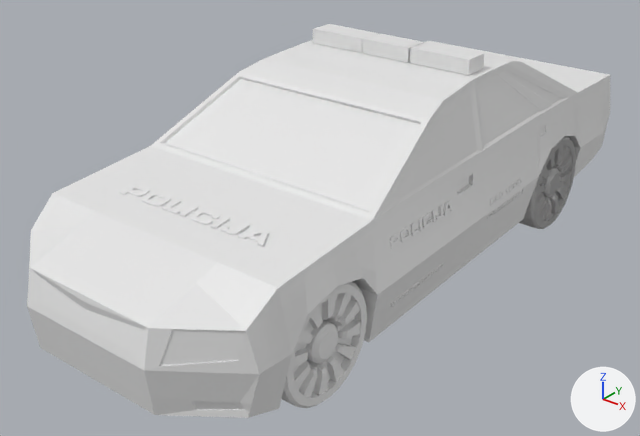
What one commit did to the glTF model scenariji/glb_objects/policijskiAvto.glb.
One viewpoint serves both versions: a 50 mm camera at (2.7, -3.8, 2.3) aimed at (-0.07, -0.34, 0.16). Arrows for +X, +Y and +Z are at lower right; the lights stay in place. Where no turn or scale is listed for an object, it has been applied to the vertices. Vertices at the same position are counted once.

In view in the first picture: '0801200Text2', 'AnonimniKlici1', 'Avto', 'Kolo', 'Kolo.003', 'Lucka', 'PolicijaText1', 'PolicijaText3', 'PolicijaText4'.
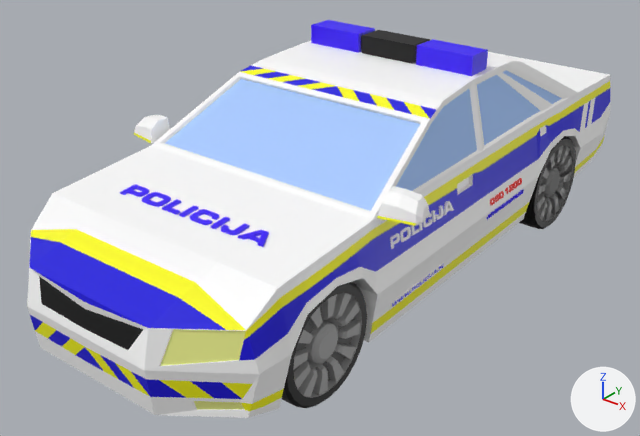
Where the newer file only moved an object's origin or applied its transform, the numbers keep the older frame.

Boxes [x1, y1, x2, y2] around the edits, measured in the pictures (640 x 436 px):
'Avto', surface changed
    both: [27, 40, 610, 418]
'Kolo', surface changed
    both: [282, 282, 367, 408]
'Lucka', surface changed, reshaped, moved, rescaled, turned
    before: [313, 24, 485, 75]
    after: [311, 20, 488, 76]
'Kolo.002', surface changed
    both: [519, 136, 576, 229]
'Kolo.003', surface changed
    both: [519, 136, 576, 229]
'Cube.001', added
    after: [134, 115, 430, 226]
'PolicijaText3', surface changed (white to blue)
    both: [120, 184, 269, 247]
'Cube', added (black)
    after: [361, 30, 430, 64]
'PolicijaText1', surface changed
    both: [390, 201, 454, 249]
'PolicijaText4', surface changed
    both: [391, 263, 444, 307]
'0801200Text2', surface changed (grey to brown)
    both: [490, 178, 522, 205]
'AnonimniKlici1', surface changed
    both: [487, 189, 524, 220]
part 2 of me_avto, added
    after: [488, 52, 560, 71]
part 3 of me_avto, recoloured
    both: [27, 40, 610, 418]
part 5 of me_kolo_002, recoloured
    after: [519, 136, 576, 229]
part 6 of me_kolo_003, recoloured
    before: [519, 136, 576, 229]

Diff of the bpy script that builds the scene:
```diff
--- a/scenariji/glb_objects/policijskiAvto.glb.py
+++ b/scenariji/glb_objects/policijskiAvto.glb.py
@@ mat_material_001 @@
 mat_material_001 = principled_material('Material.001')
-mat_material_001.base_color = (0.8, 0.8, 0.8)  # white #e7e7e7
-mat_material_001.roughness = 0.473
+mat_material_001.texture = img_police_car_texture_001
@@ mat_material_003 @@
 mat_material_003 = principled_material('Material.003')
-mat_material_003.base_color = (0.8, 0.8, 0.8)  # white #e7e7e7
-mat_material_003.roughness = 0.473
+mat_material_003.texture = img_police_car_texture_001
@@ me_avto @@
-me_avto.from_pydata(...)  # 743 vertices, 1440 faces; spans x -0.77..0.77, y -2.0..1.79, z -0.02..0.96
+me_avto.from_pydata(...)  # 747 vertices, 1448 faces; spans x -0.77..0.77, y -2.0..1.79, z -0.02..0.96
+# me_avto part 2: 4 vertices added at x -0.23..0.23, y 1.71, z 0.63
+# me_avto part 3: 1303 faces spanning x -0.77..0.77, y -2.0..1.79, z -0.02..0.96 switch from mat_material_001 (white #e7e7e7) to mat_material (picture img_police_car_texture)
@@ me_kolo @@
 me_kolo.from_pydata(...)  # 360 vertices, 716 faces; spans x 0.45..0.728, y -1.567..-0.982, z -0.155..0.43
+# me_kolo part 4: 716 faces spanning x 0.45..0.728, y -1.567..-0.982, z -0.155..0.43 switch from mat_material_001 (white #e7e7e7) to mat_material (picture img_police_car_texture)
@@ me_cube_001 @@
 # used by ob_lucka; location = (0.0, 0.0, 0.0); rotation_euler = (1.571, 0.0, 0.0), in degrees (90, 0, 0)
-me_cube_001.from_pydata(...)  # 40 vertices, 76 faces; spans x -0.517..0.518, y 0.964..1.046, z -0.307..-0.151
-me_cube_001.materials.append(mat_material_001)  # white #e7e7e7
+me_cube_001.from_pydata(...)  # 16 vertices, 24 faces; spans x -3.889..-0.022, y 0.213..0.782, z -0.984..-0.555
+# me_cube_001 part 7: the whole mesh is rebuilt
+me_cube_001.materials.append(mat_material)  # picture img_police_car_texture
@@ me_kolo_002 @@
 me_kolo_002.from_pydata(...)  # 360 vertices, 716 faces; spans x 0.45..0.728, y 0.659..1.244, z -0.155..0.43
+# me_kolo_002 part 5: 716 faces spanning x 0.45..0.728, y 0.659..1.244, z -0.155..0.43 switch from mat_material_003 (white #e7e7e7) to mat_material_002 (picture img_police_car_texture_001)
@@ me_kolo_003 @@
 me_kolo_003.from_pydata(...)  # 360 vertices, 716 faces; spans x 0.45..0.728, y 0.659..1.244, z -0.155..0.43
+# me_kolo_003 part 6: 716 faces spanning x 0.45..0.728, y 0.659..1.244, z -0.155..0.43 switch from mat_material_004 (white #e7e7e7) to mat_material_003 (picture img_police_car_texture_001)
@@ me_policijatext3 @@
 me_policijatext3.from_pydata(...)  # 1478 vertices, 2936 faces; spans x -0.431..0.464, y -1.401..-1.287, z 0.507..0.593
+# me_policijatext3 part 1: 2706 faces spanning x -0.431..0.464, y -1.401..-1.287, z 0.507..0.593 switch from mat_material_001 (white #e7e7e7) to mat_material (picture img_police_car_texture)
@@ ob_lucka @@
 ob_lucka = bpy.data.objects.new('Lucka', me_cube_001)
-ob_lucka.location = (0.0, 0.0, 0.0)
-ob_lucka.rotation_euler = (1.571, 0.0, 0.0)  # degrees (90, 0, 0)
+ob_lucka.location = (0.54, 0.097, 1.22)
+ob_lucka.scale = (0.275, 0.275, 0.275)
@@ ob_cube @@
+ob_cube = bpy.data.objects.new('Cube', me_cube_002)  # 16 vertices, 28 faces; spans x -0.22..0.191, y -0.069..0.09, z -0.248..-0.147; in mat_material (picture img_police_car_texture)
+ob_cube.location = (0.015, 0.223, 1.211)
@@ ob_cube_001 @@
+ob_cube_001 = bpy.data.objects.new('Cube.001', me_cube_006)  # 90 vertices, 172 faces; spans x -0.9..0.92, y -0.03..0.14, z 1.1..1.27; in mat_material (picture img_police_car_texture)
+ob_cube_001.location = (-0.009, -0.907, -0.541)
```
